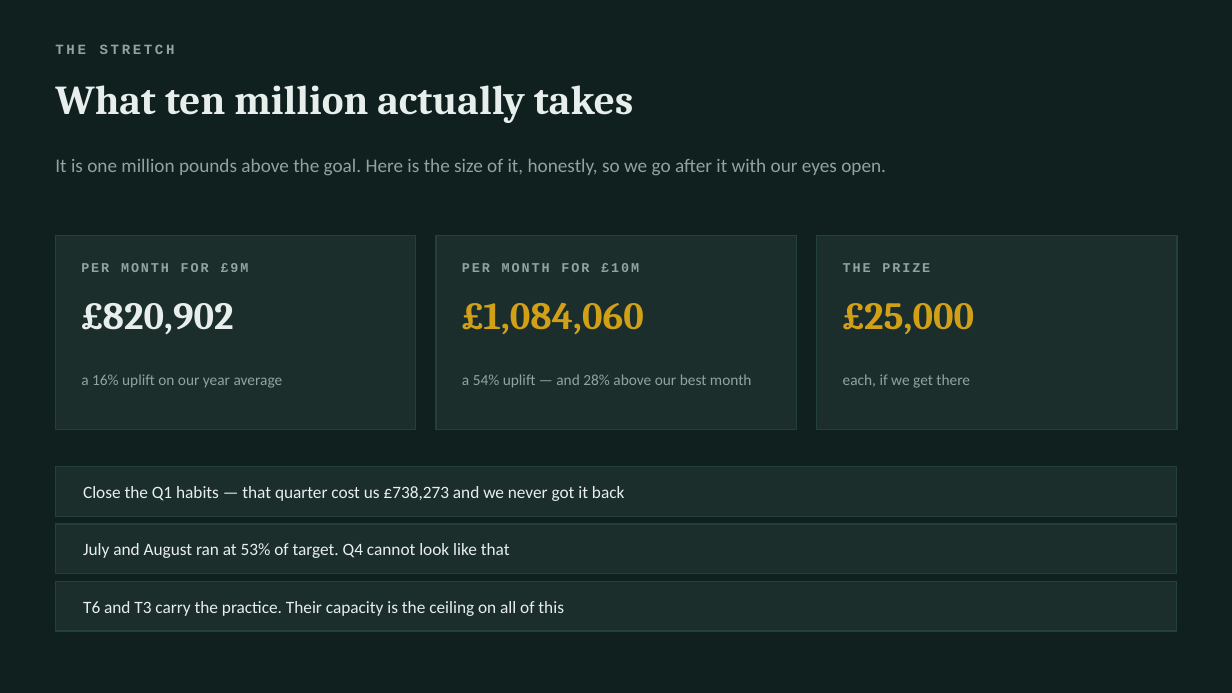
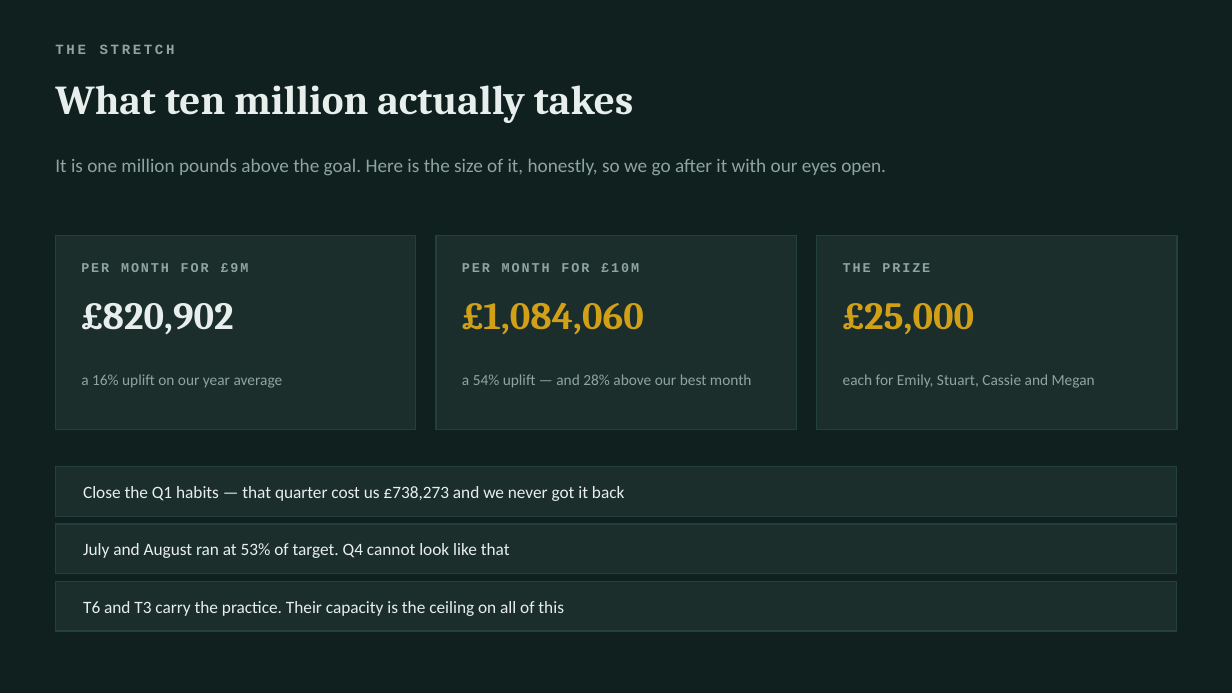
Before and after one commit to compcert-glitch/outlook-mcp, a slide deck: slide 9 of reports/ytd-road-to-9m.pptx. Drawn at 1232x693 pixels with LibreOffice and Linux fonts; fonts in the diff are those of the drawing. Boxes give left, top, right and bottom in pixels: in the first picture for what was removed or moved away, otherwise in the second. Text is boxed around its words. In the diff, an @@ line names an element or a change of style, - is before the commit and + after.

```diff
--- a/reports/ytd-road-to-9m.pptx
+++ b/reports/ytd-road-to-9m.pptx
@@ text at (843,374,1095,388): text changed @@
-each, if we get there
+each for Emily, Stuart, Cassie and Megan
```
Also in this commit, not shown: 1 other slide changed, 4 other files.
